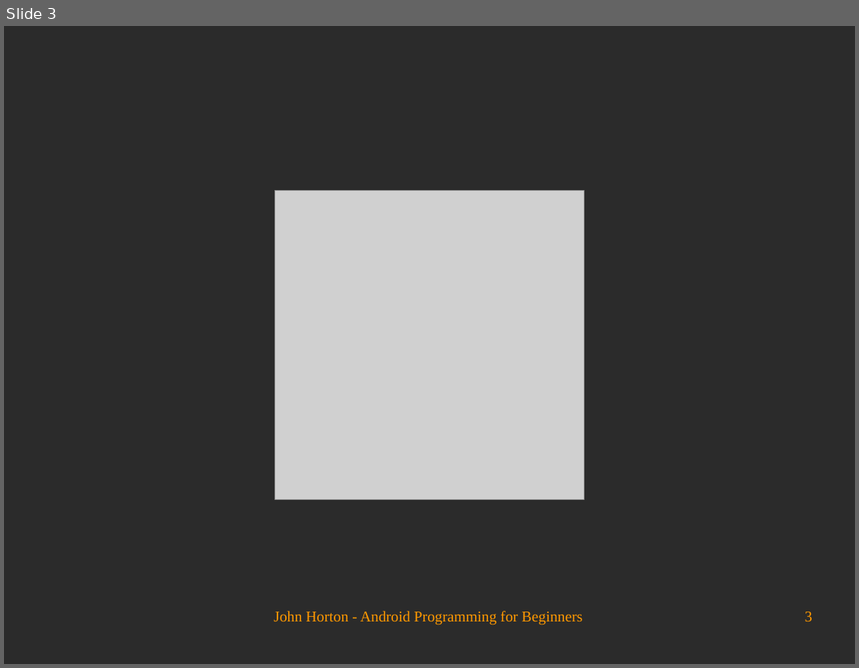
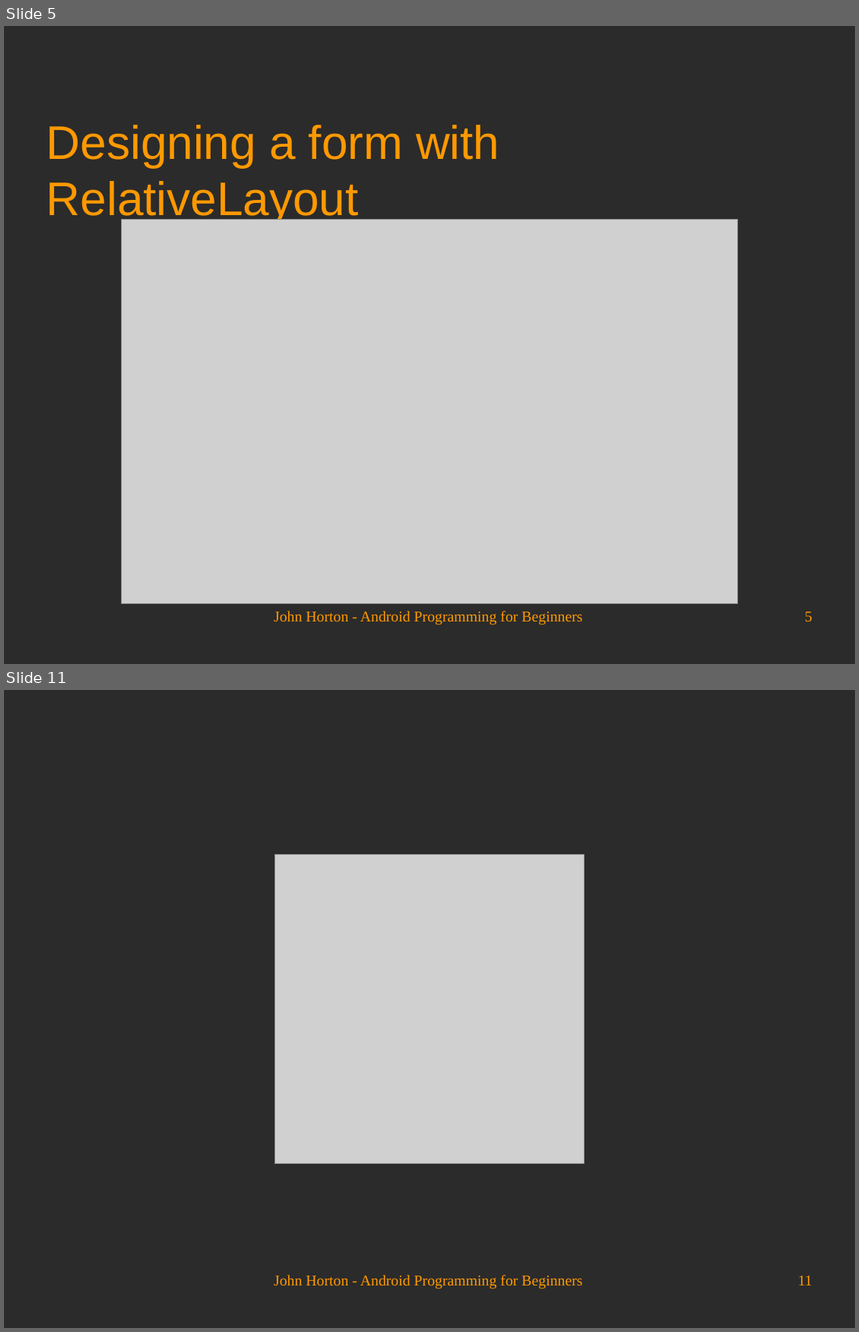
Before and after one commit to Academy-Soft-Intellect/Android-Programming-for-Beginners, a slide deck: 05_Real_World_Layouts.odp. Shown one above the other, each under a label of ours: slide 3 before the commit, slides 5 and 11 after it; the slides between them are not shown. The pictures are 859x668 and 859x1332 pixels, drawn with LibreOffice and Linux fonts; fonts in the diff are those of the drawing; grey boxes stand for pictures; background and template pictures are left out; a plain dark background stands for a picture behind light text. Boxes give left, top, right and bottom in pixels: in the first picture for what was removed or moved away, otherwise in the second. Text is boxed around its words. In the diff, an @@ line names an element or a change of style, - is before the commit and + after.

```diff
--- a/05_Real_World_Layouts.odp
+++ b/05_Real_World_Layouts.odp
@@ slide 5 added at [4, 26, 855, 664], background picture (left out) @@
@@ title added at [47, 125, 500, 224], 44 pt, text #FF9900 @@
+Designing a form with RelativeLayout
@@ picture added at [121, 219, 739, 604] @@
@@ text added at [274, 611, 582, 626], 14 pt, text #FF9900 @@
+John Horton - Android Programming for Beginners
@@ page number added at [805, 612, 813, 622], 14 pt, text #FF9900 @@
+5
@@ what was slide 3 is now slide 11 @@
@@ page number at [798, 1276, 813, 1286]: text changed @@
-3
+11
```
Also in this commit, not shown: 2 slides changed, 7 other slides added.
